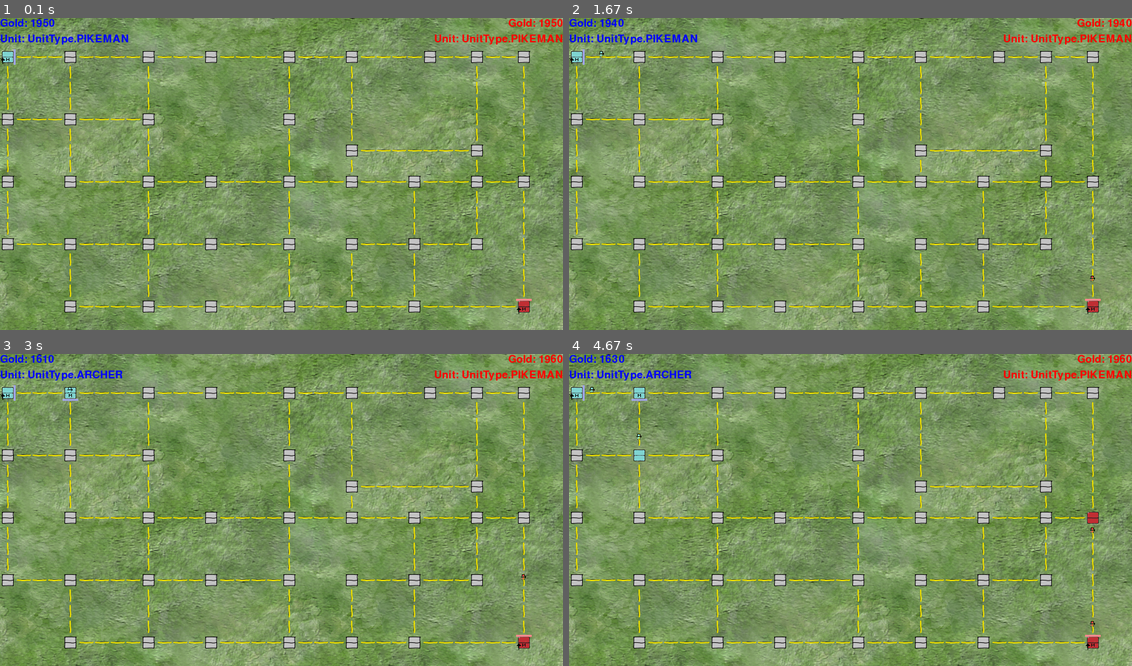
Above: before the commit, frames 1-4 (two rows, left to right).
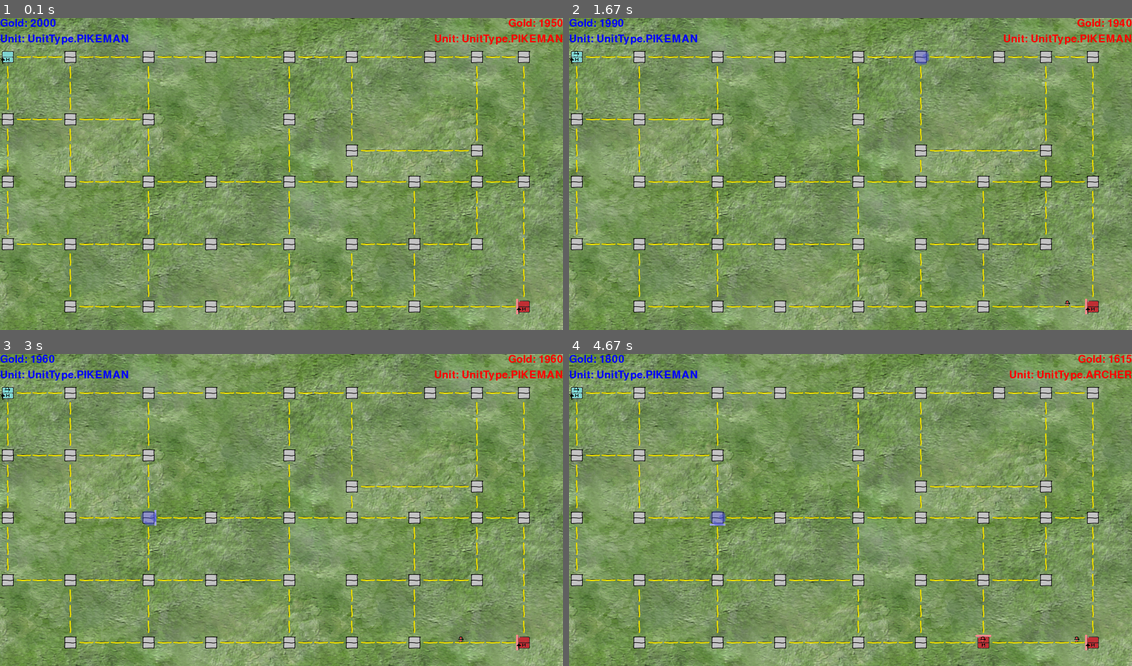
Above: after the commit, the same moments.

Repository: czebrose/ML_Projects
Game: pygame game, started from ML-Tutorial/NodeFightGame/game.py
Two runs of this game, one before a commit and one after it. Both use one fixed random seed, a clock stepped at 60 frames per second and the inputs below.
Inputs (mouse positions are in pixels of both pictures, inside the frame that each line leads up to):
- Up to frame 1 (0.1 s): no input
- Up to frame 2 (1.67 s): tap E at 0.33 s; tap 2 at 0.67 s; hold Q 1-1.47 s; hold D 1-1.47 s; press the mouse at (918, 55) at 1.53 s; move the mouse to (844, 83) at 1.63 s
- Up to frame 3 (3 s): release the mouse at (202, 444) at 1.77 s; tap 3 at 1.83 s; press the mouse at (146, 516) at 2.2 s; move the mouse to (123, 494) at 2.3 s; release the mouse at (106, 469) at 2.43 s; hold D 2.5-2.97 s
- Up to frame 4 (4.67 s): hold W 3-3.3 s; hold D 3.33-3.8 s; hold A 3.83-4.37 s; hold S from 4.4 s (still down)

The runs differ from the first frame. In frame 1, 0.1% of the frame differs, in the area x 2-95%, y 0-95%; in frame 2, 0.2%; in frame 3, 0.5%; in frame 4, 1.3%, in the area x 0-100%, y 0-95%.

Commit message:
Cleaned up the player class, so there's only one update function.

Diff:
--- a/ML-Tutorial/NodeFightGame/game.py
+++ b/ML-Tutorial/NodeFightGame/game.py
@@ -224,7 +224,7 @@
 def main(show_window):
     global_map = build_map()
     players = {
-        PlayerColor.BLUE: SimplePlayer(PlayerColor.BLUE),
+        PlayerColor.BLUE: HumanPlayerInput(PlayerColor.BLUE),
         PlayerColor.RED: SimplePlayer(PlayerColor.RED)
     }
     fights = []
--- a/ML-Tutorial/NodeFightGame/humanplayer.py
+++ b/ML-Tutorial/NodeFightGame/humanplayer.py
@@ -4,37 +4,36 @@
 
 
 class HumanPlayerInput(PlayerInput):
-    def get_highlight_node(self, global_map):
+    command = ...  # type: PlayerCommands
+    target_node = ...  # type: Node
+
+    def update(self, global_map):
         (button1, button2, button3) = pygame.mouse.get_pressed()
         if button1:
             (x, y) = pygame.mouse.get_pos()
             for col in global_map:
                 for loc in col:
                     if loc is not None and loc.check_click(x, y):
-                        return loc
-        return self.highlight_node
-
-    def get_command(self, global_map):
+                        self.target_node = loc
         keys = pygame.key.get_pressed()
-        command = None
+        self.command = None
         if keys[pygame.K_a]:
-            command = PlayerCommands.DIRECTION_WEST
+            self.command = PlayerCommands.DIRECTION_WEST
         elif keys[pygame.K_d]:
-            command = PlayerCommands.DIRECTION_EAST
+            self.command = PlayerCommands.DIRECTION_EAST
         elif keys[pygame.K_w]:
-            command = PlayerCommands.DIRECTION_NORTH
+            self.command = PlayerCommands.DIRECTION_NORTH
         elif keys[pygame.K_s]:
-            command = PlayerCommands.DIRECTION_SOUTH
+            self.command = PlayerCommands.DIRECTION_SOUTH
         elif keys[pygame.K_r]:
-            command = PlayerCommands.CLEAR_DIRECTION
+            self.command = PlayerCommands.CLEAR_DIRECTION
         elif keys[pygame.K_q]:
-            command = PlayerCommands.BUILD_MINE
+            self.command = PlayerCommands.BUILD_MINE
         elif keys[pygame.K_e]:
-            command = PlayerCommands.BUILD_BARRACKS
-        elif keys[pygame.K_z]:
-            command = PlayerCommands.UNIT_PIKEMAN
-        elif keys[pygame.K_x]:
-            command = PlayerCommands.UNIT_ARCHER
-        elif keys[pygame.K_c]:
-            command = PlayerCommands.UNIT_KNIGHT
-        return command
+            self.command = PlayerCommands.BUILD_BARRACKS
+        elif keys[pygame.K_1]:
+            self.command = PlayerCommands.UNIT_PIKEMAN
+        elif keys[pygame.K_2]:
+            self.command = PlayerCommands.UNIT_ARCHER
+        elif keys[pygame.K_3]:
+            self.command = PlayerCommands.UNIT_KNIGHT
--- a/ML-Tutorial/NodeFightGame/player.py
+++ b/ML-Tutorial/NodeFightGame/player.py
@@ -16,50 +16,47 @@
 class PlayerInput(ABC):
     def __init__(self, color):
         self.color = color
-        self.highlight_node = None
+        self.target_node = None
+        self.command = None
         self.gold = util.STARTING_GOLD
         self.unit_pref = UnitType.PIKEMAN
 
     def check_input(self, global_map):
-        self.highlight_node = self.get_highlight_node(global_map)
-        command = self.get_command(global_map)
-        self.execute_command(command)
+        self.update(global_map)
+        self.execute_command()
 
         target = None
-        if self.highlight_node:
-            target = (self.highlight_node.x, self.highlight_node.y)
-        thought = str(self.color) + "\t" + str(target) + "\t" + str(command) + "\t\t"
+        if self.target_node:
+            target = (self.target_node.x, self.target_node.y)
+        thought = str(self.color) + "\t" + str(target) + "\t" + str(self.command) + "\t\t"
         return global_map, thought
 
+    # Must update target_node and command
     @abc.abstractmethod
-    def get_highlight_node(self, global_map) -> object:
-        return None
+    def update(self, global_map):
+        pass
 
-    @abc.abstractmethod
-    def get_command(self, global_map) -> object:
-        return None
-
-    def execute_command(self, command):
-        node = self.highlight_node
-        if command is PlayerCommands.DIRECTION_EAST:
+    def execute_command(self):
+        node = self.target_node
+        if self.command is PlayerCommands.DIRECTION_EAST:
             self.execute_direction_change(node, Direction.EAST)
-        elif command is PlayerCommands.DIRECTION_WEST:
+        elif self.command is PlayerCommands.DIRECTION_WEST:
             self.execute_direction_change(node, Direction.WEST)
-        elif command is PlayerCommands.DIRECTION_NORTH:
+        elif self.command is PlayerCommands.DIRECTION_NORTH:
             self.execute_direction_change(node, Direction.NORTH)
-        elif command is PlayerCommands.DIRECTION_SOUTH:
+        elif self.command is PlayerCommands.DIRECTION_SOUTH:
             self.execute_direction_change(node, Direction.SOUTH)
-        elif command is PlayerCommands.CLEAR_DIRECTION:
+        elif self.command is PlayerCommands.CLEAR_DIRECTION:
             self.execute_direction_change(node, None)
-        elif command is PlayerCommands.BUILD_BARRACKS:
+        elif self.command is PlayerCommands.BUILD_BARRACKS:
             self.execute_build_building(node, BuildingType.BARRACKS)
-        elif command is PlayerCommands.BUILD_MINE:
+        elif self.command is PlayerCommands.BUILD_MINE:
             self.execute_build_building(node, BuildingType.MINE)
-        elif command is PlayerCommands.UNIT_ARCHER:
+        elif self.command is PlayerCommands.UNIT_ARCHER:
             self.execute_unit_change(node, UnitType.ARCHER)
-        elif command is PlayerCommands.UNIT_KNIGHT:
+        elif self.command is PlayerCommands.UNIT_KNIGHT:
             self.execute_unit_change(node, UnitType.KNIGHT)
-        elif command is PlayerCommands.UNIT_PIKEMAN:
+        elif self.command is PlayerCommands.UNIT_PIKEMAN:
             self.execute_unit_change(node, UnitType.PIKEMAN)
 
     def execute_direction_change(self, node, direction):
@@ -95,9 +92,9 @@
         return text_rect
 
     def draw(self, win):
-        if self.highlight_node:
-            x = self.highlight_node.x * util.NODE_SIZE
-            y = self.highlight_node.y * util.NODE_SIZE
+        if self.target_node:
+            x = self.target_node.x * util.NODE_SIZE
+            y = self.target_node.y * util.NODE_SIZE
             if self.color == PlayerColor.BLUE:
                 win.blit(NODE_HIGHLIGHT_BLUE_IMG, (x, y))
             elif self.color == PlayerColor.RED:
--- a/ML-Tutorial/NodeFightGame/simpleplayer.py
+++ b/ML-Tutorial/NodeFightGame/simpleplayer.py
@@ -12,11 +12,10 @@
 
 
 class SimplePlayer(PlayerInput):
-    def __init__(self, color):
-        PlayerInput.__init__(self, color)
-        self.target_command = None
+    command = ...  # type: PlayerCommands
+    target_node = ...  # type: Node
 
-    def get_highlight_node(self, global_map) -> object:
+    def update(self, global_map):
         owned_nodes = []
         for row in global_map:
             for loc in row:
@@ -40,20 +39,19 @@
             for node in owned_nodes:
                 if node.building.is_empty():
                     if is_rich:
-                        self.target_command = PlayerCommands.BUILD_BARRACKS
+                        self.command = PlayerCommands.BUILD_BARRACKS
                     else:
-                        self.target_command = PlayerCommands.BUILD_MINE
-                    return node
+                        self.command = PlayerCommands.BUILD_MINE
+                    self.target_node = node
+                    return
         for node in owned_nodes:
             if not node.get_direction(self.color) or (is_rich and random.random() < CHANGE_DIRECTION_CHANCE):
-                self.target_command = self.get_random_valid_direction(node)
-                if self.target_command:
-                    return node
-        self.target_command = None
-        return None
-
-    def get_command(self, global_map) -> object:
-        return self.target_command
+                self.command = self.get_random_valid_direction(node)
+                if self.command:
+                    self.target_node = node
+                    return
+        self.command = None
+        self.target_node = None
 
     def get_random_valid_direction(self, node):
         good_choices = []
--- a/ML-Tutorial/NodeFightGame/smartplayer.py
+++ b/ML-Tutorial/NodeFightGame/smartplayer.py
@@ -1,78 +1,24 @@
 import util
-from util import Direction, PlayerCommands, PlayerColor
+from util import Direction, PlayerCommands, PlayerColor, SmartPlayerGoal
 from player import PlayerInput
 from node import Node
 import random
 
 
-INCOME_TO_EXPENSE_RATIO = 2
-BUILD_CHANCE = 0.8
-CHANGE_DIRECTION_CHANCE = 0.1
-MAX_EMPTY_NODES = 3
-
-
 class SmartPlayer(PlayerInput):
     def __init__(self, color):
         PlayerInput.__init__(self, color)
-        self.target_command = None
+        self.goal = SmartPlayerGoal.EXPAND
 
-    def get_highlight_node(self, global_map) -> object:
-        owned_nodes = []
-        for row in global_map:
-            for loc in row:
-                if isinstance(loc, Node) and loc.owner is self.color:
-                    owned_nodes.append(loc)
-        if len(owned_nodes) <= 0:
-            return None
-        expenses = 0
-        income = 0
-        empty_nodes = 0
-        for node in owned_nodes:
-            if node.building.can_spawn_unit():
-                expenses = expenses + util.UNIT_COST
-            income = income + (node.building.generate_gold() * util.SPAWN_DELAY)
-            if node.building.is_empty():
-                empty_nodes = empty_nodes + 1
-        is_rich = income > expenses * INCOME_TO_EXPENSE_RATIO
+    def update(self, global_map):
+        # set target_node and command
+        pass
 
-        if random.random() < BUILD_CHANCE or empty_nodes >= MAX_EMPTY_NODES:
-            # We want to build a building.
-            for node in owned_nodes:
-                if node.building.is_empty():
-                    if is_rich:
-                        self.target_command = PlayerCommands.BUILD_BARRACKS
-                    else:
-                        self.target_command = PlayerCommands.BUILD_MINE
-                    return node
-        for node in owned_nodes:
-            if not node.exit_direction[self.color] or (is_rich and random.random() < CHANGE_DIRECTION_CHANCE):
-                self.target_command = self.get_random_valid_direction(node)
-                if self.target_command:
-                    return node
-        self.target_command = None
-        return None
+    def determine_goal(self):
+        pass
 
-    def get_command(self, global_map) -> object:
-        return self.target_command
+    def pick_node(self):
+        pass
 
-    def get_random_valid_direction(self, node):
-        choices = []
-        if self.add_direction_command(node, Direction.NORTH):
-            choices.append(PlayerCommands.DIRECTION_NORTH)
-        if self.add_direction_command(node, Direction.WEST):
-            choices.append(PlayerCommands.DIRECTION_WEST)
-        if self.add_direction_command(node, Direction.EAST):
-            choices.append(PlayerCommands.DIRECTION_EAST)
-        if self.add_direction_command(node, Direction.SOUTH):
-            choices.append(PlayerCommands.DIRECTION_SOUTH)
-        if len(choices) > 0:
-            return random.choice(choices)
-        return None
-
-    def add_direction_command(self, node, direction):
-        n = node.neighbors[direction]
-        if n:
-            n = n.get_next_node(direction)
-            return n and self.color is not n.owner
-        else:
-            return None
+    def pick_command(self):
+        pass
--- a/ML-Tutorial/NodeFightGame/util.py
+++ b/ML-Tutorial/NodeFightGame/util.py
@@ -95,6 +95,13 @@
     UNIT_KNIGHT = 9
 
 
+class SmartPlayerGoal(Enum):
+    UNKNOWN = 0
+    EXPAND = 1
+    ATTACK = 2
+    DEFEND = 3
+
+
 def load_img(img_name):
     return pygame.transform.scale2x(pygame.image.load(os.path.join("imgs", img_name)))
 
